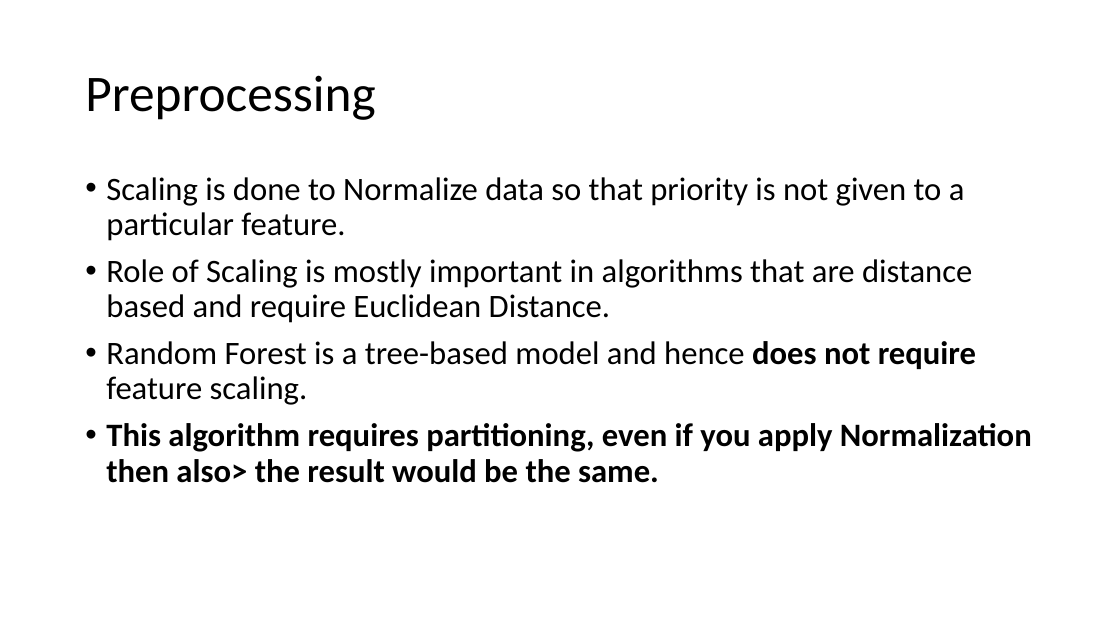
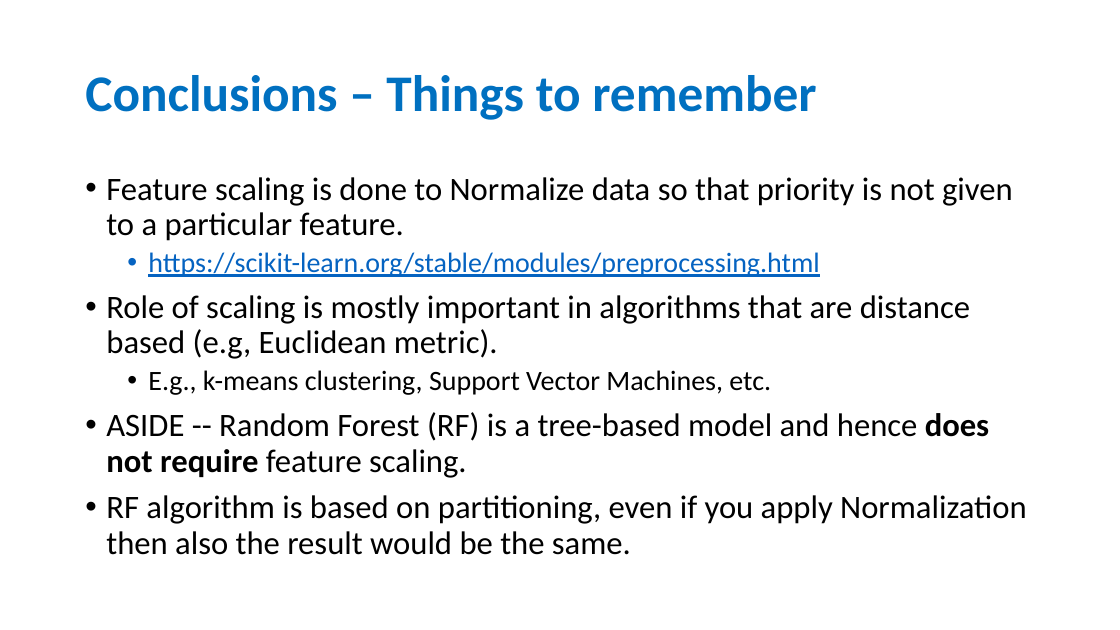
Before and after one commit to qingkaikong/SSA_Machine_Learning_2019, a slide deck: slide 24 of presentations/Feature_Engineering_ML_SSA19.pptx (slide 27 before the commit). Drawn at 1120x630 pixels with LibreOffice and Linux fonts; fonts in the diff are those of the drawing. Boxes give left, top, right and bottom in pixels: in the first picture for what was removed or moved away, otherwise in the second. Text is boxed around its words. In the diff, an @@ line names an element or a change of style, - is before the commit and + after.

```diff
--- a/presentations/Feature_Engineering_ML_SSA19.pptx
+++ b/presentations/Feature_Engineering_ML_SSA19.pptx
@@ title at [85,75,816,120]: text changed; text colour #000000 to #0070C0; bold on @@
-Preprocessing
+Conclusions – Things to remember
@@ text at [106,177,1026,555]: text changed @@
-• Scaling is done to Normalize data so that priority is not given to a particular feature.
-• Role of Scaling is mostly important in algorithms that are distance based and require Euclidean Distance.
-• Random Forest is a tree-based model and hence does not require feature scaling.
-• This algorithm requires partitioning, even if you apply Normalization then also> the result would be the same.
+• Feature scaling is done to Normalize data so that priority is not given to a particular feature.
+  • https://scikit-learn.org/stable/modules/preprocessing.html
+• Role of scaling is mostly important in algorithms that are distance based (e.g, Euclidean metric).
+  • E.g., k-means clustering, Support Vector Machines, etc.
+• ASIDE -- Random Forest (RF) is a tree-based model and hence does not require feature scaling.
+• RF algorithm is based on partitioning, even if you apply Normalization then also the result would be the same.
```
Also in this commit, not shown: 5 other slides changed, 2 slides removed.
